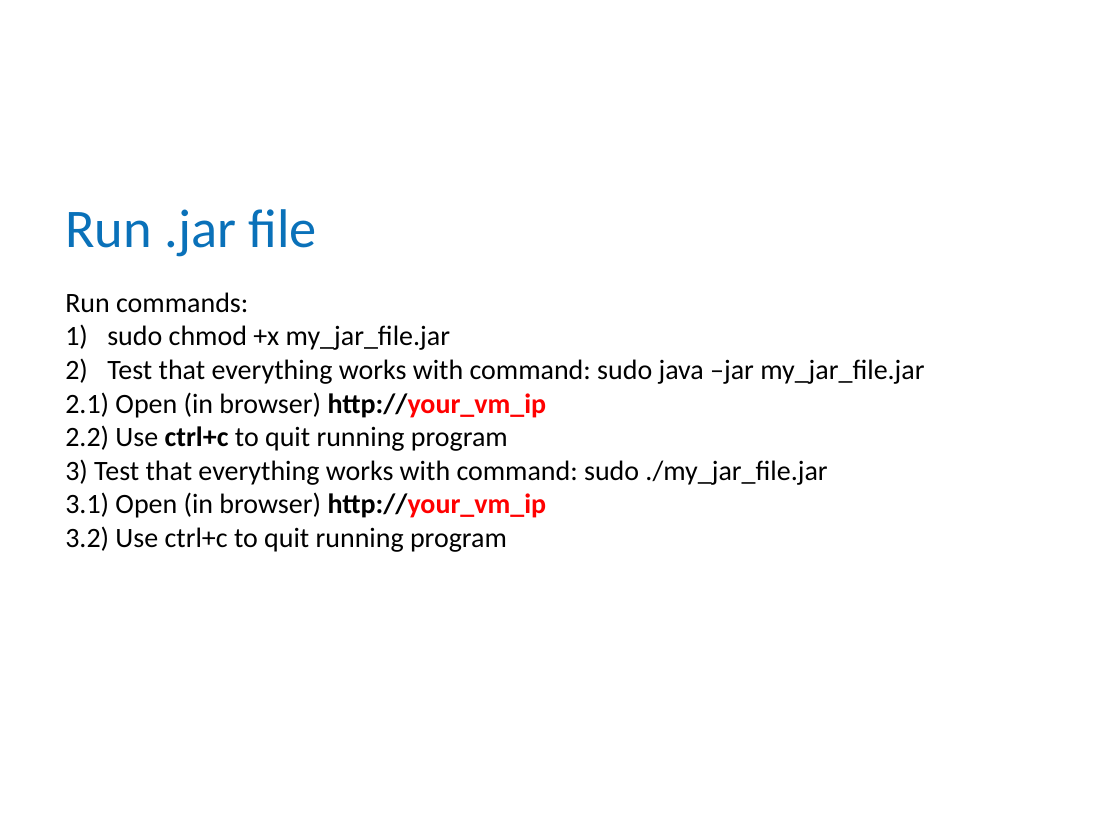
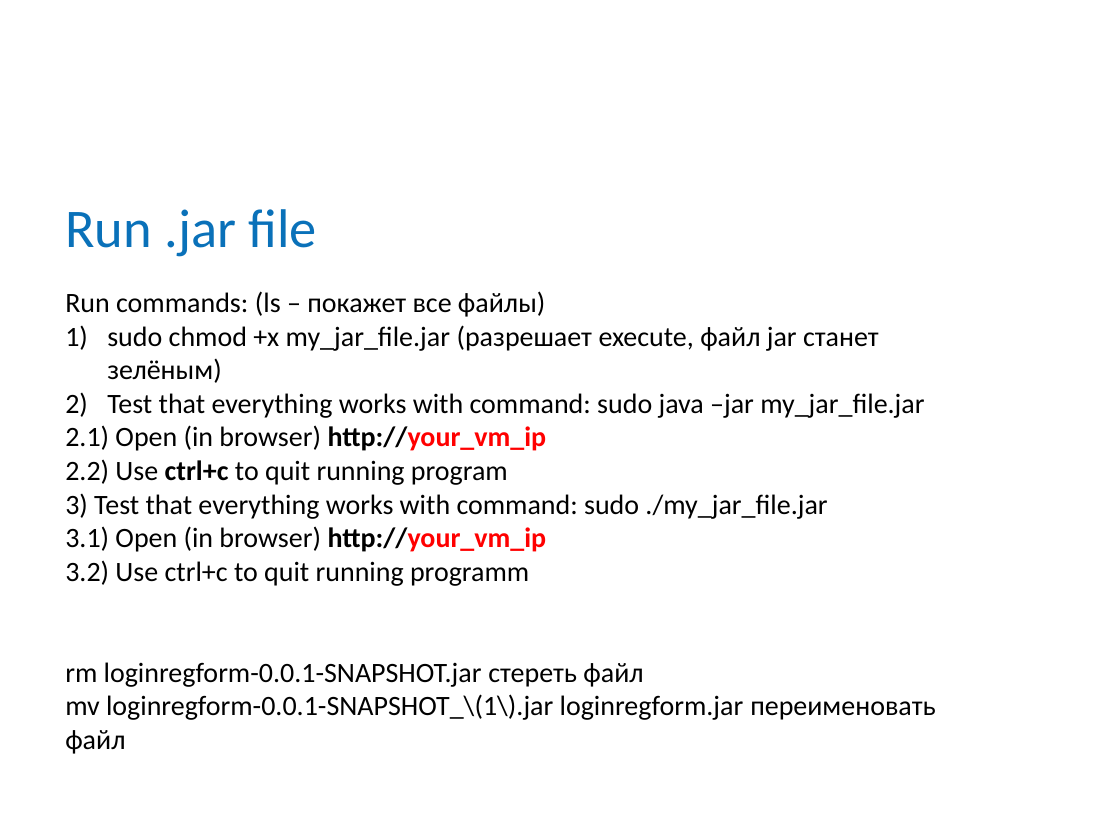
Before and after one commit to mitka0260/BCSlessons, a slide deck: slide 15 of src/main/java/ee/bcs/java/lectures/Loeng47 - Google-Cloud-Deploy.pptx (slide 8 before the commit). Drawn at 1120x840 pixels with LibreOffice and Linux fonts; fonts in the diff are those of the drawing; background and template pictures are left out. Boxes give left, top, right and bottom in pixels: in the first picture for what was removed or moved away, otherwise in the second. Text is boxed around its words. In the diff, an @@ line names an element or a change of style, - is before the commit and + after.

```diff
--- a/src/main/java/ee/bcs/java/lectures/Loeng47 - Google-Cloud-Deploy.pptx
+++ b/src/main/java/ee/bcs/java/lectures/Loeng47 - Google-Cloud-Deploy.pptx
@@ text at (65, 291, 879, 383): text changed @@
-Run commands:
-1) sudo chmod +x my_jar_file.jar
+Run commands: (ls – покажет все файлы)
+1) sudo chmod +x my_jar_file.jar (разрешает execute, файл jar станет зелёным)
@@ text at (65, 560, 935, 754): text changed @@
-3.2) Use ctrl+c to quit running program
+3.2) Use ctrl+c to quit running programm
+rm loginregform-0.0.1-SNAPSHOT.jar стереть файл
+mv loginregform-0.0.1-SNAPSHOT_\(1\).jar loginregform.jar переименовать файл
```
Also in this commit, not shown: 4 other slides changed, 7 slides added, 1 other file.
